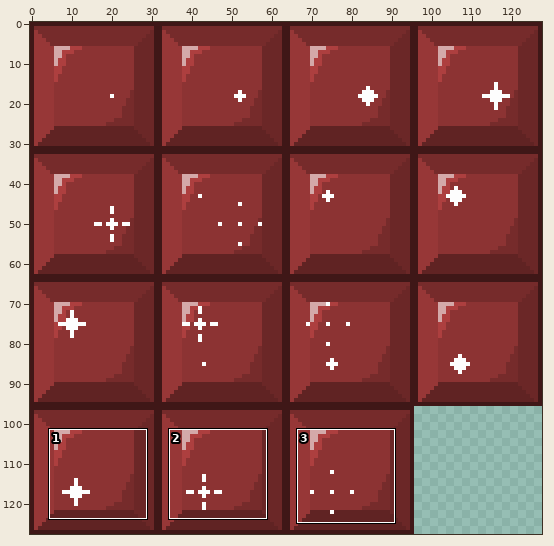
File history of a sprite sheet, Assets/Art/RedShine.png. The picture above shows the old version from afar; the outline marks the close-up.
Close-up. First the earlier version:
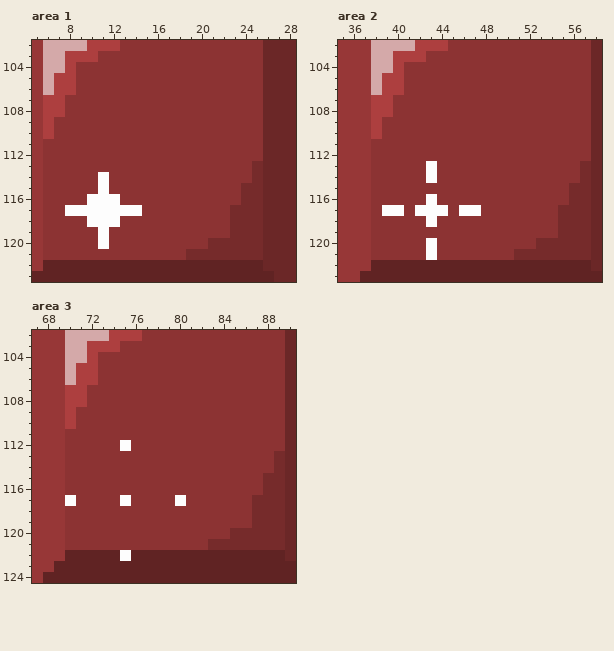
The file is 128x128 pixels. Shown: area 1: x 5..28, y 102..123; area 2: x 35..58, y 102..123; area 3: x 67..90, y 102..124. The commit also changed other parts of the picture, which this record leaves out.
And afterwards:
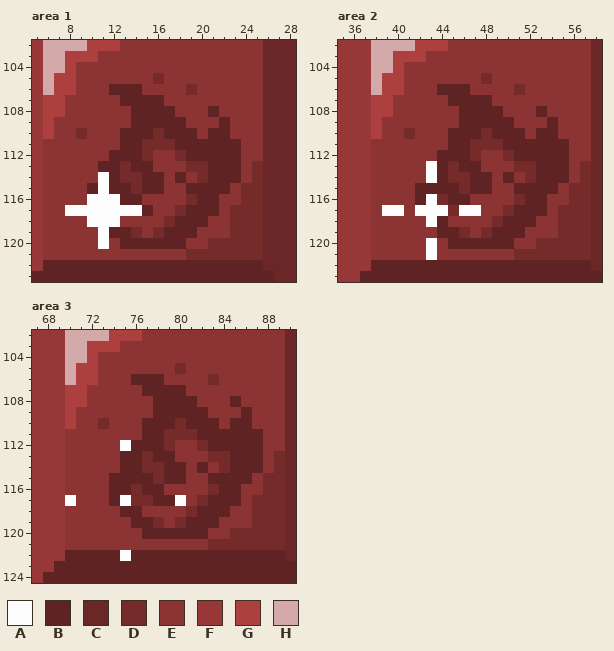
Palette (. is transparent): A #fdfdfd  B #602323  C #6b2727  D #762b2b  E #8c3333  F #973737  G #ad3f3f  H #d4a9a9
Changes in this commit:
Area 1:
y 105: x 16 E -> D
y 106: x 12..14 EEE -> BBB; x 19 E -> D
y 107: x 13..16 EEEE -> BBBB
y 108: x 14..17 EEEE -> BBBB; x 21 E -> B
y 109: x 14..18 EEEEE -> BBBBB; x 22 E -> B
y 110: x 9 E -> D; x 13..19 EEEEEEE -> BBBDBBB; x 21..22 EE -> BB
y 111: x 13..23 EEEEEEEEEEE -> BBDDDBBBBBB
y 112: x 12..15 EEEE -> BBBD; x 18..23 EEEEEE -> DBBBBB
y 113: x 11..15 EEEEE -> BBDBB; x 19..23 EEEEE -> DDBBB
y 114: x 12..16 EEEEE -> BDDBB; x 18 E -> B; x 20..23 EEEE -> DBBB
y 115: x 10 E -> B; x 12..16 EEEEE -> BBDBB; x 19..22 EEEE -> BBBB
y 116: x 13..14 EE -> BB; x 19..21 EEE -> DBB
y 117: x 15 E -> B; x 18..21 EEEE -> DBBB
y 118: x 17..20 EEEE -> DBBB
y 119: x 12..14 EEE -> BBD; x 16..19 EEEE -> DBBB
y 120: x 13..18 EEEEEE -> BBBBBB
Area 2:
y 105: x 48 E -> D
y 106: x 44..46 EEE -> BBB; x 51 E -> D
y 107: x 45..48 EEEE -> BBBB
y 108: x 46..49 EEEE -> BBBB; x 53 E -> B
y 109: x 46..50 EEEEE -> BBBBB; x 54 E -> B
y 110: x 41 E -> D; x 45..51 EEEEEEE -> BBBDBBB; x 53..54 EE -> BB
y 111: x 45..55 EEEEEEEEEEE -> BBDDDBBBBBB
y 112: x 44..47 EEEE -> BBBD; x 50..55 EEEEEE -> DBBBBB
y 113: x 44..47 EEEE -> BDBB; x 51..55 EEEEE -> DDBBB
y 114: x 44..48 EEEEE -> BDDBB; x 50 E -> B; x 52..55 EEEE -> DBBB
y 115: x 42..48 EEEEEEE -> BBBBDBB; x 51..54 EEEE -> BBBB
y 116: x 42 E -> B; x 44..46 EEE -> DBB; x 51..53 EEE -> DBB
y 117: x 45 E -> D; x 50..53 EEEE -> DBBB
y 118: x 44 E -> B; x 49..52 EEEE -> DBBB
y 119: x 44..46 EEE -> BBD; x 48..51 EEEE -> DBBB
y 120: x 45..50 EEEEEE -> BBBBBB
Area 3:
y 105: x 80 E -> D
y 106: x 76..78 EEE -> BBB; x 83 E -> D
y 107: x 77..80 EEEE -> BBBB
y 108: x 78..81 EEEE -> BBBB; x 85 E -> B
y 109: x 78..82 EEEEE -> BBBBB; x 86 E -> B
y 110: x 73 E -> D; x 77..83 EEEEEEE -> BBBDBBB; x 85..86 EE -> BB
y 111: x 77..87 EEEEEEEEEEE -> BBDDDBBBBBB
y 112: x 76..79 EEEE -> BBBD; x 82..87 EEEEEE -> DBBBBB
y 113: x 75..79 EEEEE -> BBDBB; x 83..87 EEEEE -> DDBBB
y 114: x 75..80 EEEEEE -> BBDDBB; x 82 E -> B; x 84..87 EEEE -> DBBB
y 115: x 74..80 EEEEEEE -> BBBBDBB; x 83..86 EEEE -> BBBB
y 116: x 74..78 EEEEE -> BBDBB; x 83..85 EEE -> DBB
y 117: x 74 E -> B; x 76..79 EEEE -> DDBB; x 82..85 EEEE -> DBBB
y 118: x 75..76 EE -> BB; x 81..84 EEEE -> DBBB
y 119: x 76..78 EEE -> BBD; x 80..83 EEEE -> DBBB
y 120: x 77..82 EEEEEE -> BBBBBB
Boxes around the changes in both close-ups, in picture pixels (x1, y1, x2, y2):
changed: (76, 73, 241, 249)
changed: (404, 73, 569, 249)
changed: (98, 363, 263, 539)
